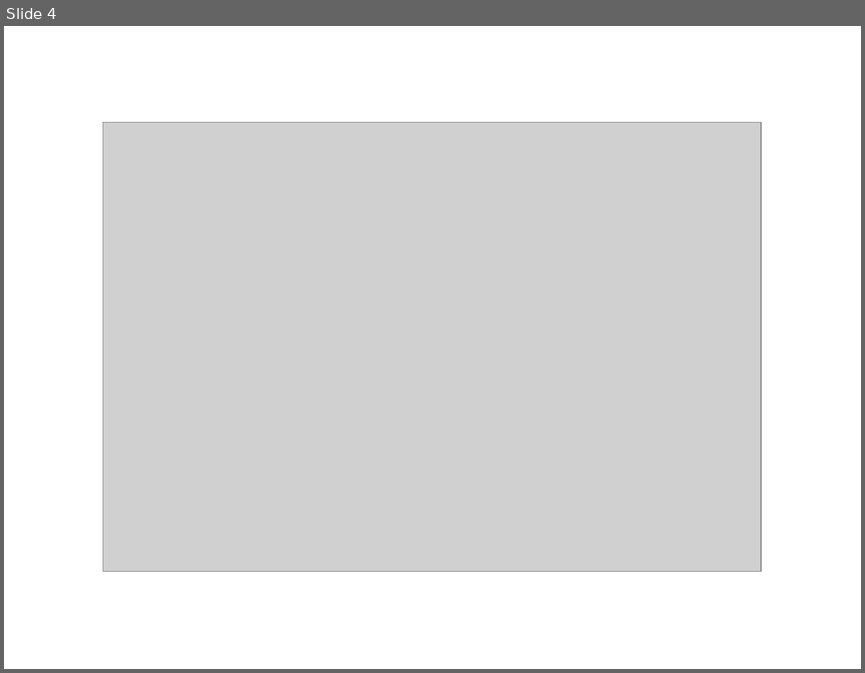
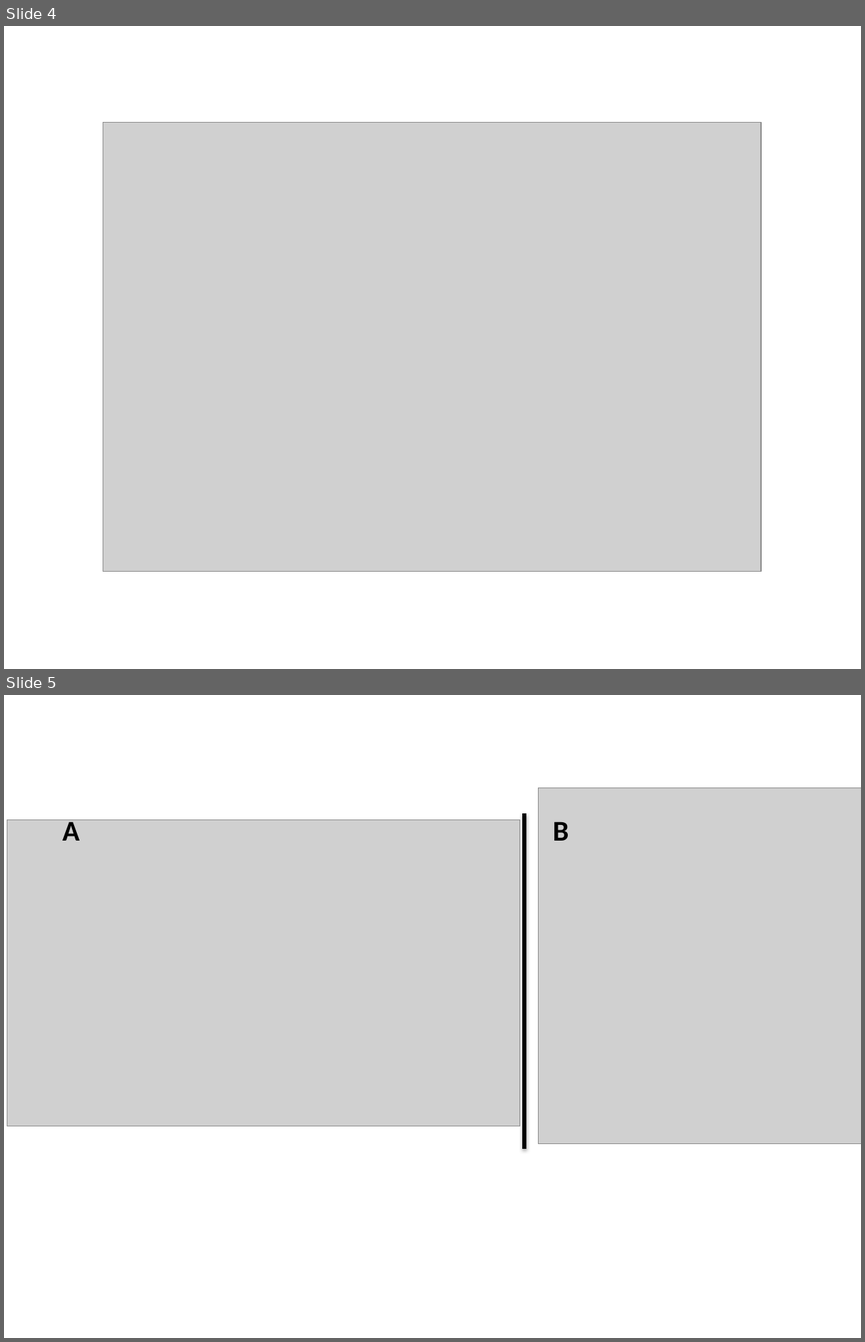
Before and after one commit to stephenrkeller/QC_architecture_of_performance_curves_poplar, a slide deck: Documents/Figures_related/GSL_figs.pptx. Shown one above the other, each under a label of ours: slide 4 before the commit, slides 4 and 5 after it. The pictures are 865x673 and 865x1342 pixels, drawn with LibreOffice and Linux fonts; fonts in the diff are those of the drawing; grey boxes stand for pictures. Boxes give left, top, right and bottom in pixels: in the first picture for what was removed or moved away, otherwise in the second. Text is boxed around its words. In the diff, an @@ line names an element or a change of style, - is before the commit and + after.

```diff
--- a/Documents/Figures_related/GSL_figs.pptx
+++ b/Documents/Figures_related/GSL_figs.pptx
@@ slide 5 added at [4, 695, 861, 1338], background #FFFFFF @@
@@ picture added at [538, 787, 861, 1143] @@
@@ text added at [62, 817, 79, 841], 24 pt, text #000000, bold @@
+A
@@ line added from (524, 813) to (524, 1149), #000000 3 pt @@
@@ picture added at [7, 819, 521, 1126] @@
@@ text added at [553, 821, 569, 841], 24 pt, text #000000, bold @@
+B
```
Also in this commit, not shown: 4 other files.
